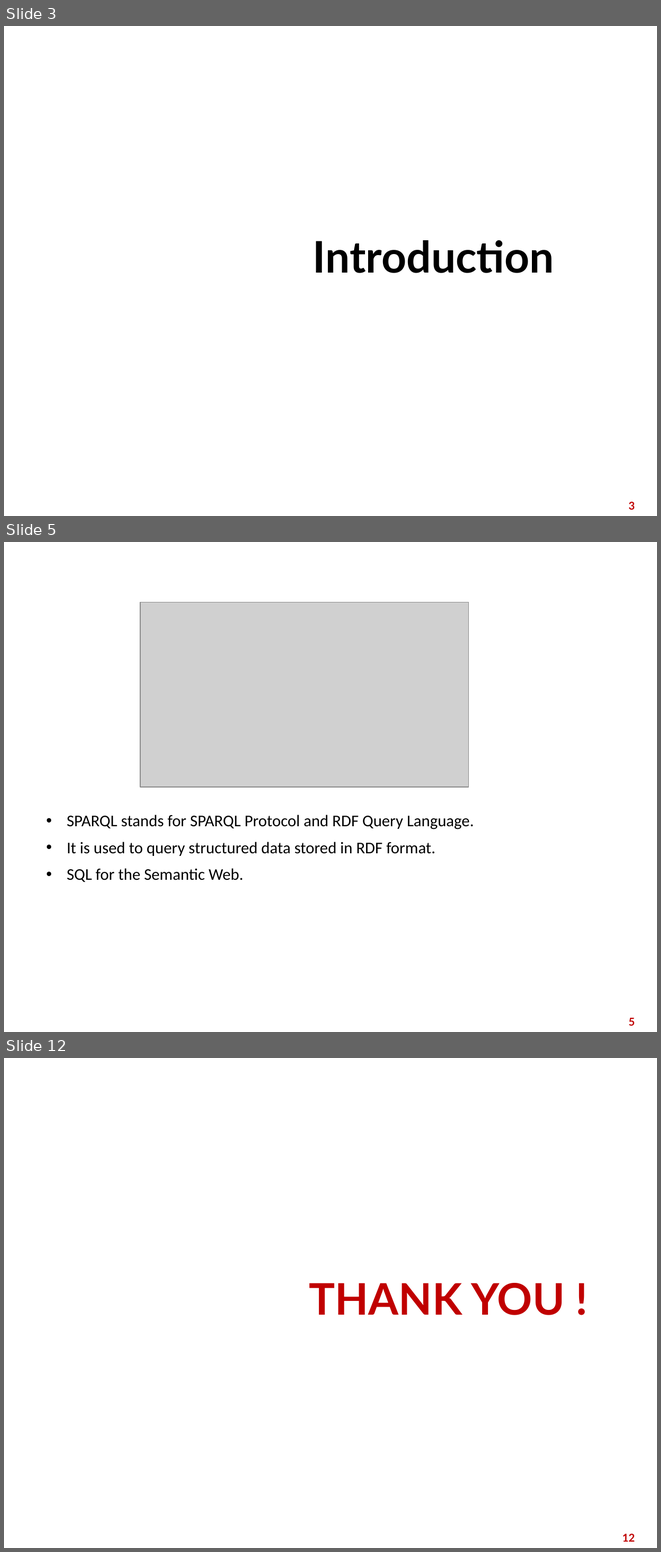
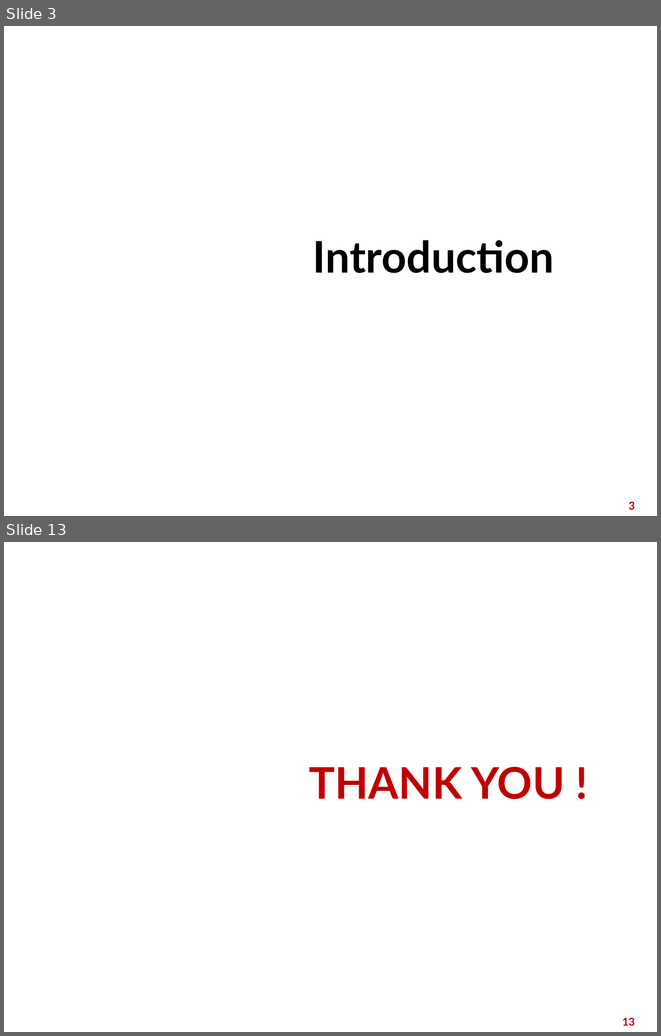
Before and after one commit to nnt2606/semantic-web, a slide deck: Semantic web.pptx. Shown one above the other, each under a label of ours: slides 3, 5 and 12 before the commit, slides 3 and 13 after it; the slides between them are not shown. The pictures are 661x1552 and 661x1036 pixels, drawn with LibreOffice and Linux fonts; fonts in the diff are those of the drawing; grey boxes stand for pictures; background and template pictures are left out. Boxes give left, top, right and bottom in pixels: in the first picture for what was removed or moved away, otherwise in the second. Text is boxed around its words. In the diff, an @@ line names an element or a change of style, - is before the commit and + after.

```diff
--- a/Semantic web.pptx
+++ b/Semantic web.pptx
@@ slide 5 removed at (4,542,657,1032), background picture (left out) @@
@@ title removed at (21,548,641,580) @@
-SPARQL
@@ picture removed at (140,602,469,787) @@
@@ text removed at (67,814,474,882) @@
-• SPARQL stands for SPARQL Protocol and RDF Query Language.
-• It is used to query structured data stored in RDF format.
-• SQL for the Semantic Web.
@@ page number removed at (628,1017,635,1025) @@
-5
@@ what was slide 12 is now slide 13 @@
@@ page number at (623,1017,635,1025): text changed @@
-12
+13
```
Also in this commit, not shown: 3 slides changed, 8 slides added, 6 other slides removed.
